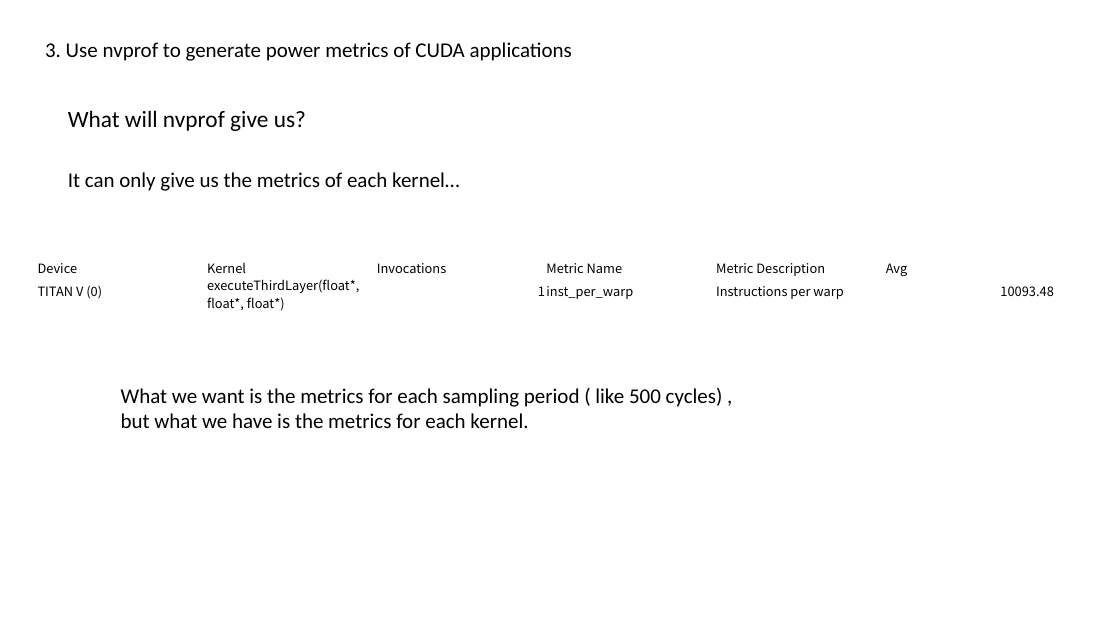
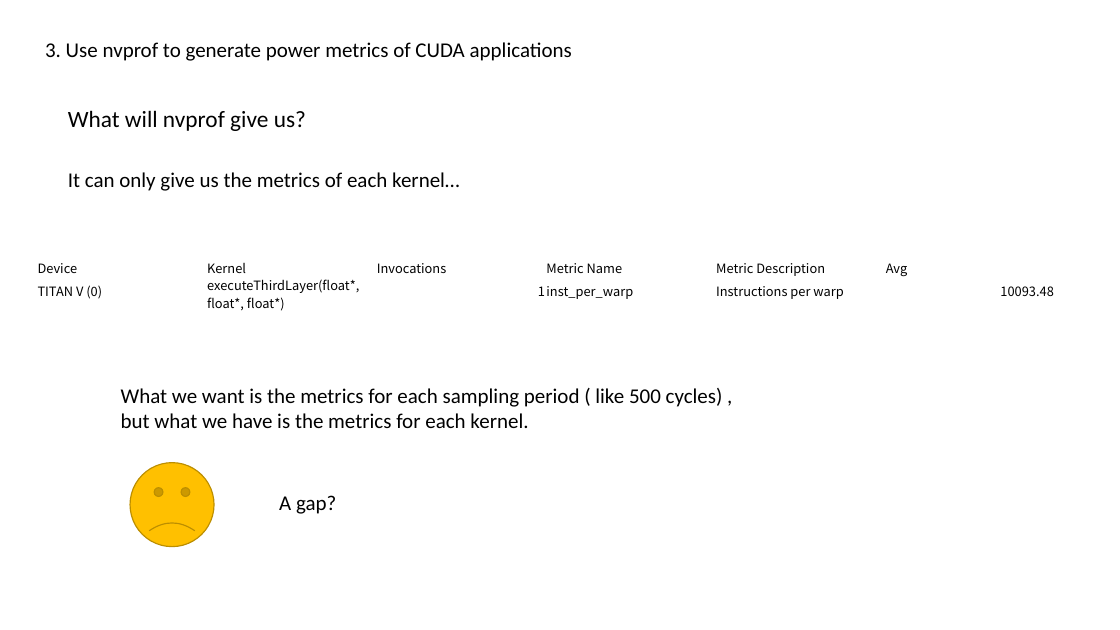
Before and after one commit to shenzongyi1997/GPU_learning, a slide deck: slide 13 of presentation/Shen Zongyi.pptx. Drawn at 1120x630 pixels with LibreOffice and Linux fonts; fonts in the diff are those of the drawing. Boxes give left, top, right and bottom in pixels: in the first picture for what was removed or moved away, otherwise in the second. Text is boxed around its words. In the diff, an @@ line names an element or a change of style, - is before the commit and + after.

```diff
--- a/presentation/Shen Zongyi.pptx
+++ b/presentation/Shen Zongyi.pptx
@@ smiley face added at (130, 463, 214, 547), fill #FFC000, outline #BD8E00 1 pt @@
@@ text added at (279, 495, 336, 514), 18 pt, text #000000 @@
+A gap?
```
Also in this commit, not shown: 13 other slides changed, 1 slide added.
